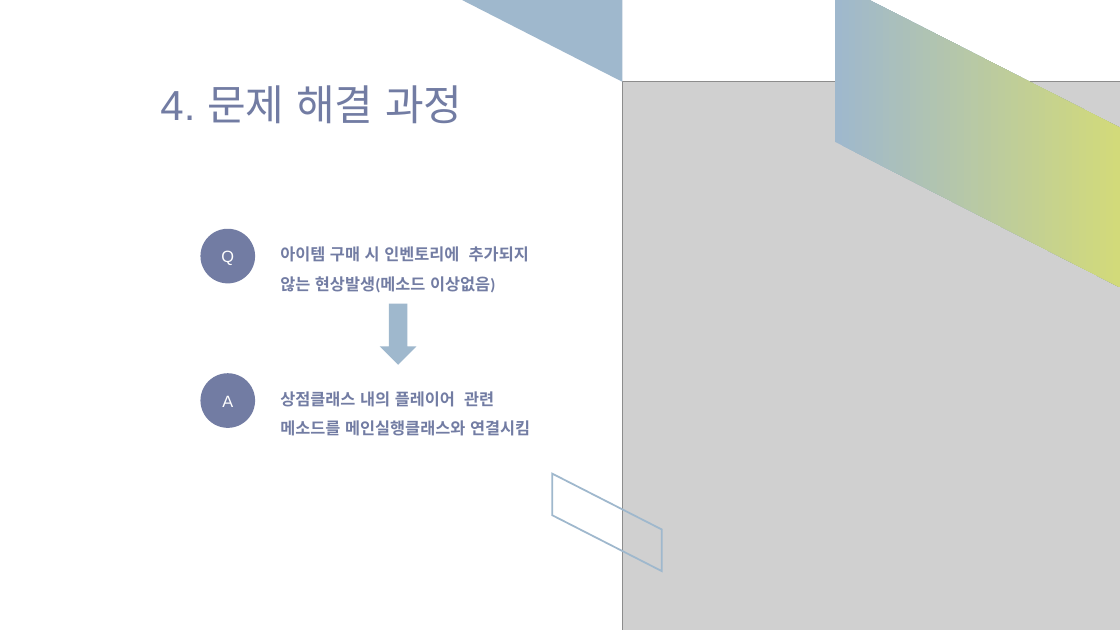
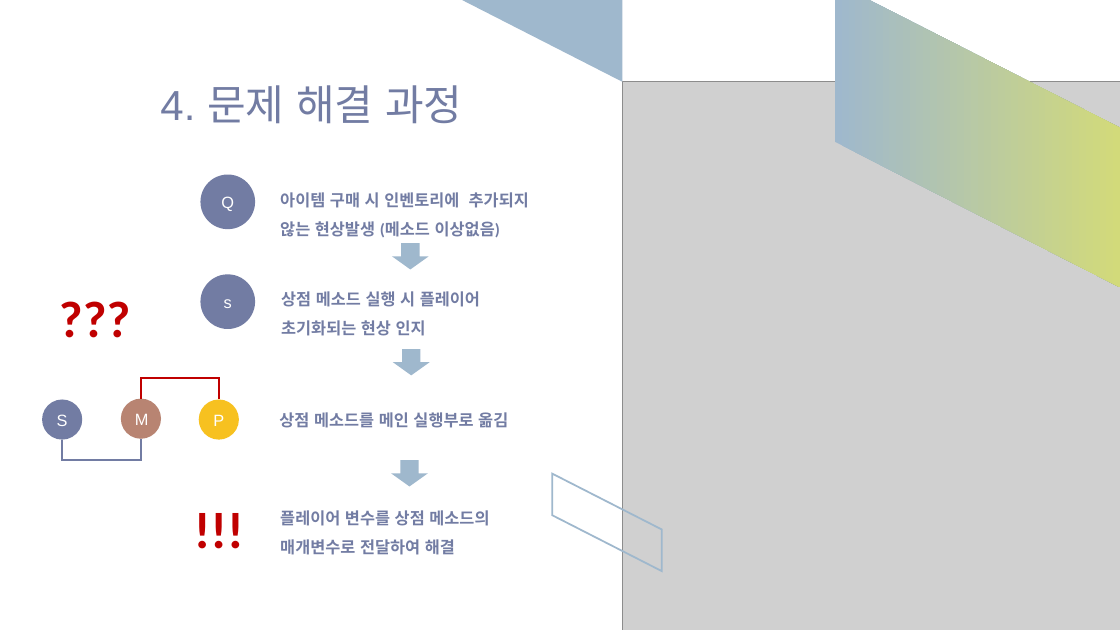
Before and after one commit to yn0315/team-project04, a slide deck: slide 17 of 프로젝트4 발표자료.pptx. Drawn at 1120x630 pixels with LibreOffice and Linux fonts; fonts in the diff are those of the drawing; grey boxes stand for pictures. Boxes give left, top, right and bottom in pixels: in the first picture for what was removed or moved away, otherwise in the second. Text is boxed around its words. In the diff, an @@ line names an element or a change of style, - is before the commit and + after.

Commit message:
09.16 아이템 업그레이드 프로그램 최종본

```diff
--- a/프로젝트4 발표자료.pptx
+++ b/프로젝트4 발표자료.pptx
@@ ellipse "Q": place and size @@
-ellipse "Q" at (201,229,255,283)
+ellipse "Q" at (201,175,255,229)
@@ text at (280,192,529,237): spaces changed @@
-아이템 구매 시 인벤토리에 추가되지 않는 현상발생(메소드 이상없음)
+아이템 구매 시 인벤토리에 추가되지 않는 현상발생 (메소드 이상없음)
@@ down arrow: place and size @@
-down arrow at (380,303,417,365)
+down arrow at (392,244,429,270)
@@ text added at (50,281,139,352), 44 pt, text #C00000, bold @@
+???
@@ ellipse "s": place and size @@
-ellipse "s" at (201,373,255,428)
+ellipse "s" at (201,275,255,329)
@@ text in ellipse at (224,299,232,308): text changed @@
-A
+s
@@ text added at (281,291,480,336), 14 pt, text #727CA3, bold @@
+상점 메소드 실행 시 플레이어 초기화되는 현상 인지
@@ down arrow added at (393,350,430,376), fill #9FB8CD @@
@@ elbow line added from (141, 399) to (218, 400), #C00000 2 pt @@
@@ ellipse added at (42,400,82,440), fill #727CA3, 14 pt, text #FFFFFF @@
+S
@@ ellipse added at (121,399,161,439), fill #B88472, 14 pt, text #FFFFFF @@
+M
@@ ellipse added at (199,400,239,440), fill #F7C120, 14 pt, text #FFFFFF @@
+P
@@ text added at (279,412,508,428), 14 pt, text #727CA3, bold @@
+상점 메소드를 메인 실행부로 옮김
@@ elbow line added from (62, 439) to (141, 439), #727CA3 2 pt @@
@@ down arrow added at (392,460,429,486), fill #9FB8CD @@
@@ text added at (186,492,254,563), 44 pt, text #C00000, bold @@
+!!!
@@ text at (280,510,489,555): text changed @@
-상점클래스 내의 플레이어 관련 메소드를 메인실행클래스와 연결시킴
+플레이어 변수를 상점 메소드의 매개변수로 전달하여 해결
```
Also in this commit, not shown: 9 other slides changed, 3 other files.
